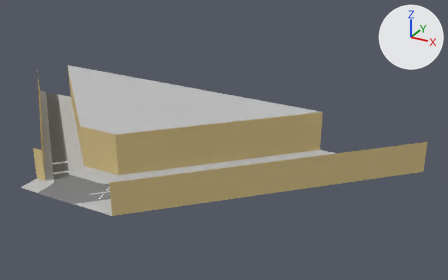
Two versions of the Blender file assets/models/districts/estepa/capitan_moreno.blend, one commit apart.
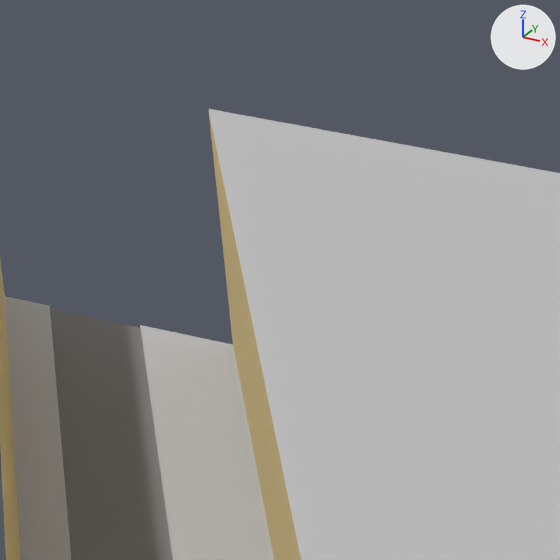
Old and new are each drawn whole from a 50 mm lens placed at (69.2, -74.9, 51.1), pointed at (17.6, 19.0, 4.2) and again close up on the part from 9% to 26% of the width and 18% to 45% of the height. The lights are fixed; the arrows at upper right show +X, +Y and +Z. The last two pictures show the newer version. Objects named as collision shapes, trigger or cutter boxes, shadow casters or lower levels of detail are left out.
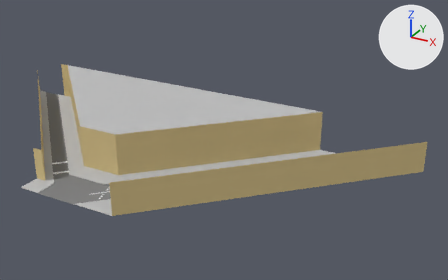
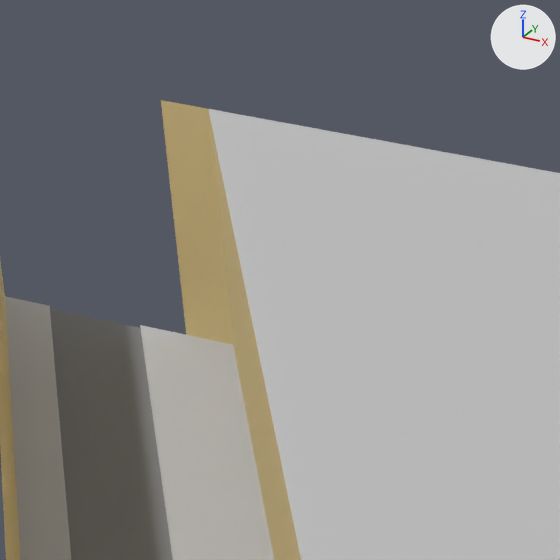
Where the change shows, as pixel boxes [x1, y1, x2, y2] in the close-ups (560 x 560 px):
'Plane', reshaped: before [0, 109, 560, 560]; after [0, 100, 560, 560]
part 1 of me_plane, added (yellow): after [161, 100, 233, 345]

The change in detail:
me_plane is used by ob_plane; location (0.0, 0.0, 0.0).
Verts and faces of me_plane; kept vertices keep their numbers, new ones are numbered from 37.
Before the commit, vertices of me_plane: 0 (-32.0, 32.0, 0.1) at pixel (233, 344), 10 (-32.0, 32.0, 8.1) at pixel (208, 108).
me_plane had 37 vertices, 21 faces and spanned x -42.0..52.0, y -8.0..32.0, z 0.0..8.1.
me_plane now has 39 vertices, 22 faces and spans x -42.0..52.0, y -8.0..32.0, z 0.0..8.1.
Part 1, on me_plane:
New vertex 37 is at (-34.0, 32.0, 0.1), pixel (186, 334).
New vertex 38 is at (-34.0, 32.0, 8.1), pixel (160, 100).
New faces: (0, 10, 38, 37) (mat_yellowish (yellow #d8c28a)).
